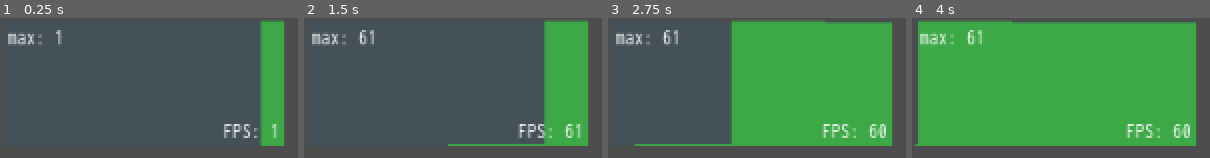
Above: before the commit, frames 1-4 (left to right).
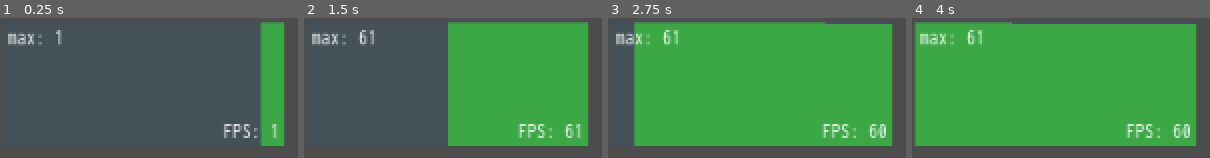
Above: after the commit, the same moments.

Repository: aleksandrbazhin/GdPerfMonitor
Game: Godot game, scene res://PerfMonitor/PerfMonitor.tscn
The game is run twice, just before and just after one commit, with the same random seed, the same clock (stepped at 60 frames per second) and the same inputs.
Inputs:
- Up to frame 1 (0.25 s): no input
- Up to frame 2 (1.5 s): no input
- Up to frame 3 (2.75 s): no input
- Up to frame 4 (4 s): tap Enter at 3.5 s

The runs differ from the first frame. In frame 1, 0.2% of the frame differs, in the area x 87-96%, y 1-5%; in frame 2, 28%; in frame 3, 30%, in the area x 8-96%, y 1-90%; in frame 4, 2.9%.

Commit message:
faster rendering with shifting texture and pixel-by-pixel setting new line's color

Diff:
--- a/PerfMonitor/MonitorPlotPanel.gd
+++ b/PerfMonitor/MonitorPlotPanel.gd
@@ -5,6 +5,8 @@
 const DEFAULT_SIZE: Vector2 = Vector2(180, 120)
 const DEFAULT_LEN: int = 180
 const DEFAULT_COLOR: Color = Color(0.2, 1, 0.2, 0.5)
+const BG_COLOR: Color = Color(0.27, 0.32, 0.35, 0.91)
+
 
 var plot_data_int: PoolIntArray = []
 var plot_data_float: PoolRealArray = []
@@ -15,13 +17,16 @@
 var is_mem_size: bool = false
 
 var data_label: String = "FPS"
-#var perf_monitor_key: int = Performance.TIME_FPS
 var graph_size: Vector2 = DEFAULT_SIZE
 var perf_data_max: float = 0.0
 var data_scale: float = 2.0
 var range_scale: float = 1.0
 
 var plot_offset: int = 0
+var plot_image: Image
+var plot_image_texture: ImageTexture
+var plot_image_blit_rect: Rect2 = Rect2(Vector2.ZERO, Vector2.ZERO)
+
 
 onready var label_node: Label = $Label
 onready var plot_data_array = plot_data_int
@@ -43,6 +48,14 @@
 	else:
 		plot_data_array = plot_data_float
 	init_data_array()
+
+	plot_image = Image.new()
+	plot_image.create(int(rect_min_size.x), int(rect_min_size.y), false, Image.FORMAT_RGBA8)
+	plot_image_texture = ImageTexture.new()
+	plot_image_texture.create_from_image(plot_image)
+	plot_image_blit_rect.size = Vector2(rect_min_size.x - 1.0, rect_min_size.y)
+	plot_image_blit_rect.position = Vector2(1.0, 0.0)
+
 
 
 func resize_height():
@@ -93,15 +106,15 @@
 	if plot_data_array.size() == 0:
 		print("ERROR: PLOT WAS NOT SET UP ", name)
 		return
-	var draw_pointer: int = plot_pointer
-	var line_from: Vector2 = Vector2(0, graph_size.y + plot_offset)
-	var line_to: Vector2 = Vector2(0, 0)
-	for i in range(plot_len):
-		line_from.x = (i + 1) * range_scale
-		line_to.x = line_from.x
-		line_to.y = plot_offset + graph_size.y - data_scale * plot_data_array[draw_pointer]
-		draw_line(line_from, line_to, plot_color, range_scale)
-		if draw_pointer < plot_len - 1:
-			draw_pointer += 1
+
+	plot_image.lock()
+	plot_image.blit_rect(plot_image, plot_image_blit_rect, Vector2.ZERO)
+	var line_start = graph_size.y + plot_offset - data_scale*plot_data_array[plot_pointer - 1]
+	for i in range(graph_size.y):
+		if i > line_start:
+			plot_image.set_pixel(179, i, plot_color)
 		else:
-			draw_pointer = 0
+			plot_image.set_pixel(179, i, BG_COLOR)
+	plot_image.unlock()
+	plot_image_texture.set_data(plot_image)
+	draw_texture(plot_image_texture, Vector2.ZERO)
